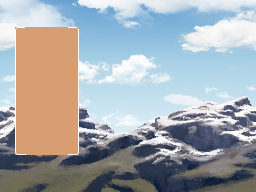
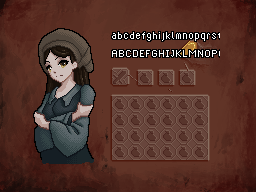
Before/after of a 256x192 layered artwork. What changed in the layer stack:
hid group "LoadAndSave" (5 layers) over bbox(15, 27, 227, 155)
hid group "titleScreen" (21 layers) over bbox(0, 0, 256, 192)
showed group "over" (16 layers) over bbox(0, 0, 256, 192)
showed group "character" (8 layers) over bbox(33, 28, 96, 164)
showed group "Under" (2 layers) over bbox(111, 68, 208, 160)
